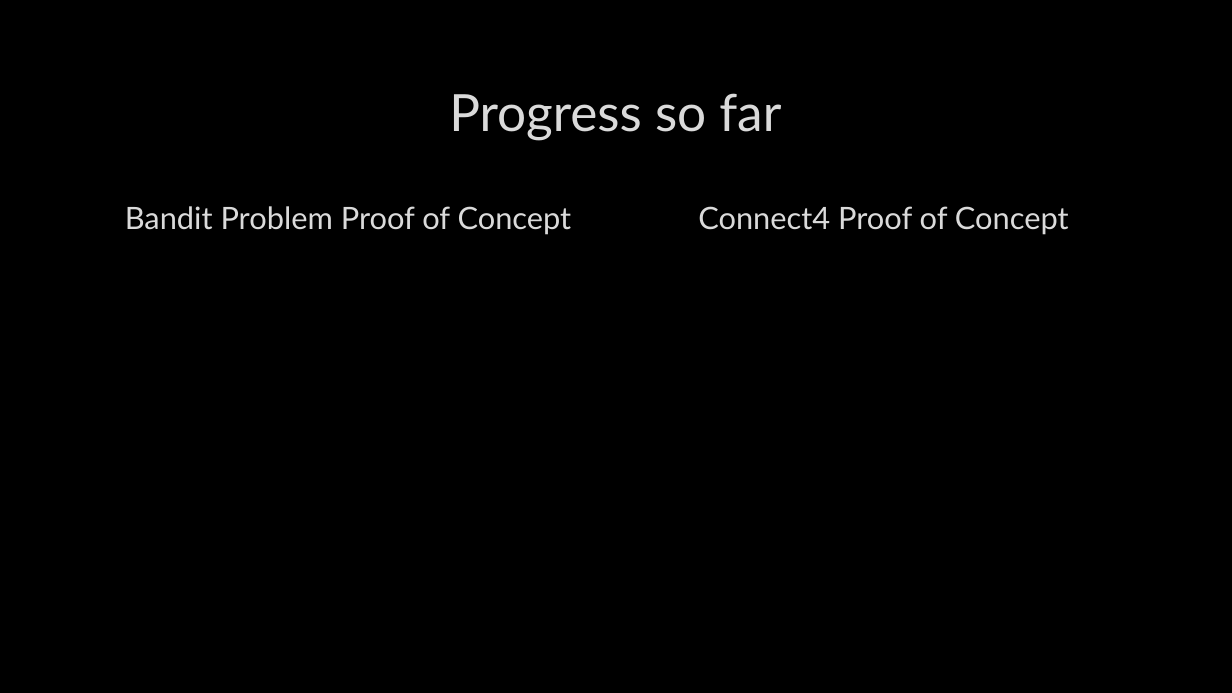
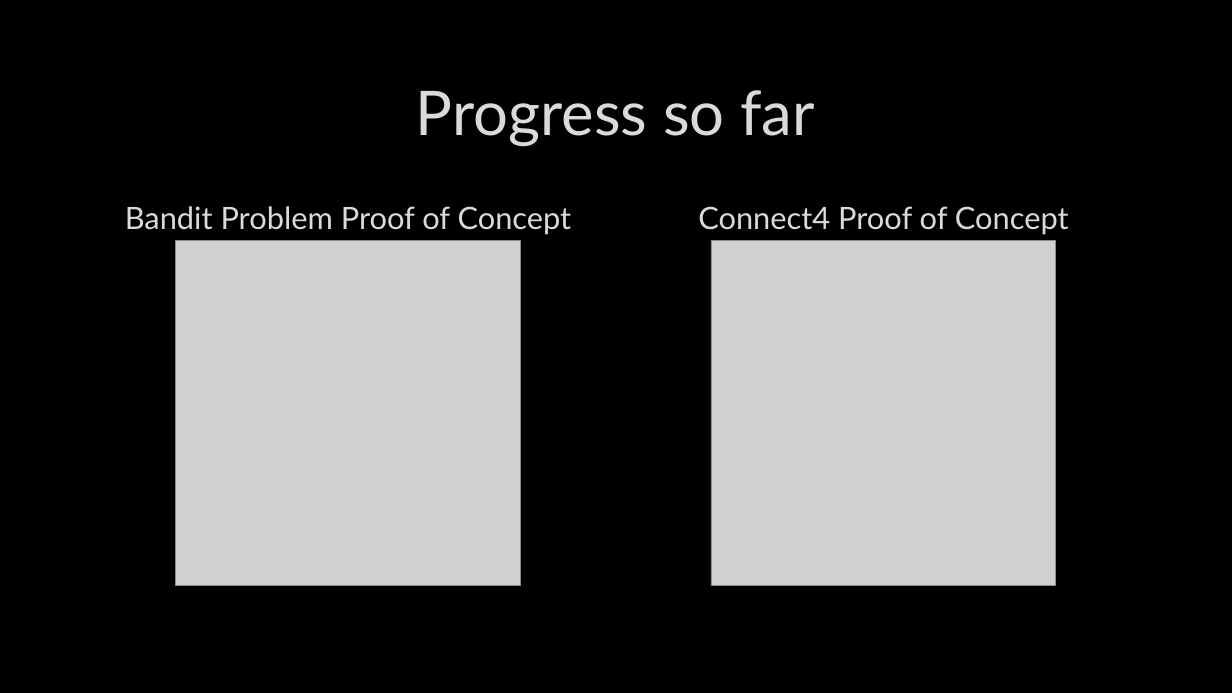
Before and after one commit to DanciuA004/Year3Project, a slide deck: slide 6 of documents/Interim Presentation.pptx (slide 5 before the commit). Drawn at 1232x693 pixels with LibreOffice and Linux fonts; fonts in the diff are those of the drawing; grey boxes stand for pictures; background and template pictures are left out. Boxes give left, top, right and bottom in pixels: in the first picture for what was removed or moved away, otherwise in the second. Text is boxed around its words. In the diff, an @@ line names an element or a change of style, - is before the commit and + after.

```diff
--- a/documents/Interim Presentation.pptx
+++ b/documents/Interim Presentation.pptx
@@ title "Progress so far" at [416,90,815,146]: size 40 to 48 pt @@
@@ picture added at [176,240,520,585] @@
@@ picture added at [712,240,1056,585] @@
```
Also in this commit, not shown: 3 other slides changed, 3 slides added, 2 slides removed.
